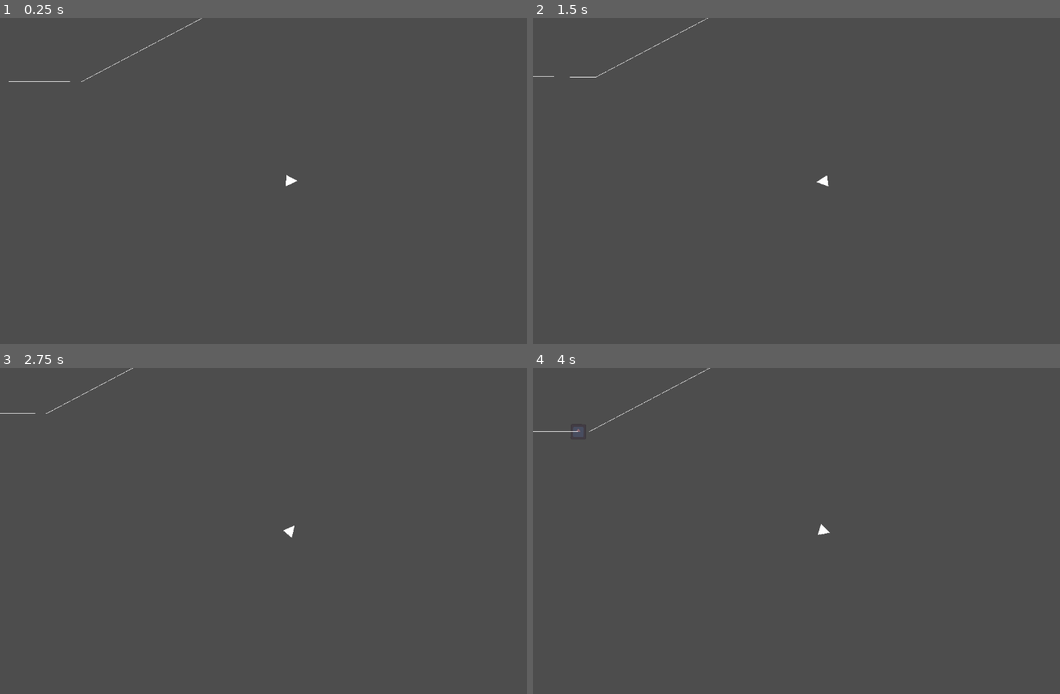
Above: before the commit, frames 1-4 (two rows, left to right).
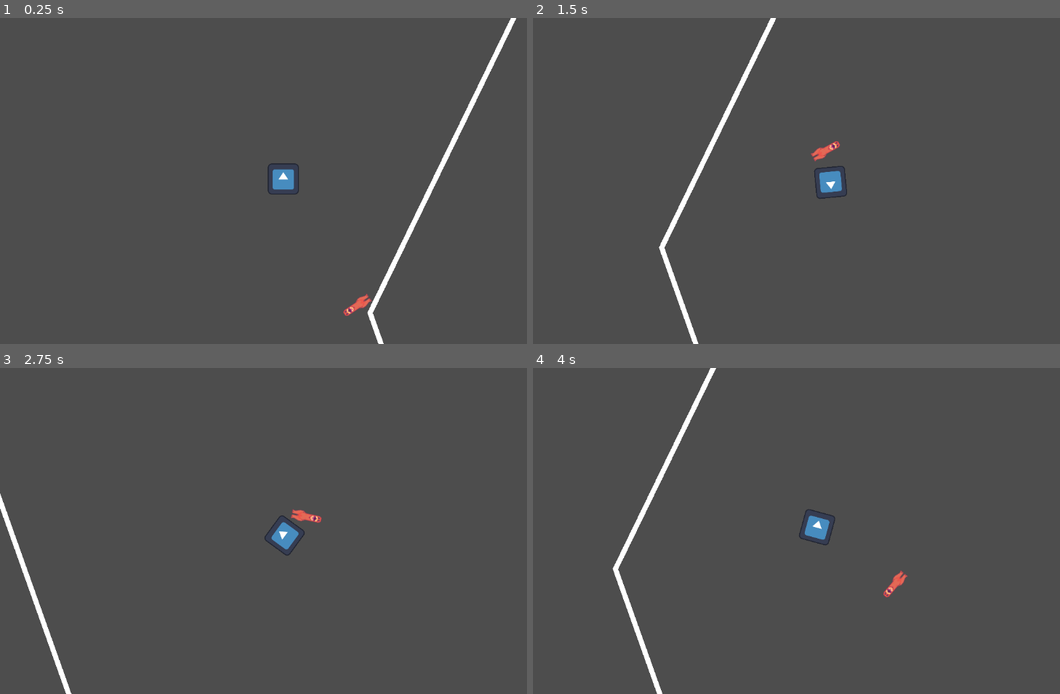
Above: after the commit, the same moments.

Repository: Immersor-git/Running-Out-of-Power
Game: Godot game, scene res://enemy_test_level.tscn
Two runs of this game, one before a commit and one after it. Both use one fixed random seed, a clock stepped at 60 frames per second and the inputs below. The project has no main scene, so this scene is started directly. The engine's default icon, where the game draws it, is replaced by a stand-in: a white triangle on a blue panel in a dark square.
Inputs (mouse positions are in pixels of both pictures, inside the frame that each line leads up to):
- Up to frame 1 (0.25 s): no input
- Up to frame 2 (1.5 s): move the mouse to (949, 164) at 0.52 s; hold D (right) 0.53-1.28 s; move the mouse to (706, 197) at 1.27 s; hold S (back) from 1.28 s (still down)
- Up to frame 3 (2.75 s): move the mouse to (347, 459) at 2.02 s; release S (back) at 2.03 s; hold D (right) from 2.03 s (still down)
- Up to frame 4 (4 s): move the mouse to (796, 596) at 2.77 s; release D (right) at 2.78 s; hold W (forward) 2.78-3.53 s; move the mouse to (996, 579) at 3.52 s; hold A (left) from 3.53 s (still down)

The runs differ from the first frame. In frame 1, 1.7% of the frame differs, in the area x 1-98%, y 0-100%; in frame 2, 1.7%; in frame 3, 1.2%; in frame 4, 1.7%.

Commit message:
wip: angel scale fix

Diff:
--- /dev/null
+++ b/enemies/angel/angle_animation_tree.tres
@@ -0,0 +1,4 @@
+[gd_resource type="AnimationNodeStateMachinePlayback" format=3 uid="uid://c1l2r3nye8dpa"]
+
+[resource]
+resource_local_to_scene = false
--- a/enemies/angel/enemy_angel.gd
+++ b/enemies/angel/enemy_angel.gd
@@ -5,7 +5,7 @@
 signal set_path(path: Line2D)
 
 @export var Path: Line2D
-@export var SPEED = 3000
+@export var SPEED = 800
 
 func _ready():
 	set_path.emit(Path)
@@ -32,4 +32,7 @@
 
 func _physics_process(delta):
 	should_follow()
+
+	if not velocity == Vector2.ZERO:
+		$AnimationTree.set("parameters/Direction/blend_position", velocity)
 	move_and_slide()
--- a/enemies/angel/enemy_angel.tscn
+++ b/enemies/angel/enemy_angel.tscn
@@ -1,23 +1,196 @@
-[gd_scene load_steps=6 format=3 uid="uid://bi3ib870qqwh4"]
+[gd_scene load_steps=18 format=3 uid="uid://bi3ib870qqwh4"]
 
 [ext_resource type="Script" path="res://enemies/angel/enemy_angel.gd" id="1_cl3vq"]
+[ext_resource type="Texture2D" uid="uid://dk4kagl2ru3ok" path="res://enemies/angel/angel_sprite_sheet.png" id="2_uqe2f"]
 [ext_resource type="PackedScene" uid="uid://bj0l46jyyahfn" path="res://enemies/enemy_base.tscn" id="3_638vx"]
-[ext_resource type="Texture2D" uid="uid://30h5kbgss1br" path="res://icon.svg" id="3_ulude"]
 
 [sub_resource type="CircleShape2D" id="CircleShape2D_02rs4"]
-radius = 4332.14
-
-[sub_resource type="CircleShape2D" id="CircleShape2D_1phgq"]
-radius = 208.118
+radius = 479.009
+
+[sub_resource type="CapsuleShape2D" id="CapsuleShape2D_r0k1q"]
+radius = 12.0
+height = 62.0
+
+[sub_resource type="Animation" id="Animation_j4bln"]
+length = 0.001
+tracks/0/type = "value"
+tracks/0/imported = false
+tracks/0/enabled = true
+tracks/0/path = NodePath("AngelSpriteSheet:frame")
+tracks/0/interp = 1
+tracks/0/loop_wrap = true
+tracks/0/keys = {
+"times": PackedFloat32Array(0),
+"transitions": PackedFloat32Array(1),
+"update": 1,
+"values": [0]
+}
+tracks/1/type = "value"
+tracks/1/imported = false
+tracks/1/enabled = true
+tracks/1/path = NodePath("AngelSpriteSheet:flip_h")
+tracks/1/interp = 1
+tracks/1/loop_wrap = true
+tracks/1/keys = {
+"times": PackedFloat32Array(0),
+"transitions": PackedFloat32Array(1),
+"update": 1,
+"values": [true]
+}
+tracks/2/type = "value"
+tracks/2/imported = false
+tracks/2/enabled = true
+tracks/2/path = NodePath("AngelSpriteSheet:offset")
+tracks/2/interp = 1
+tracks/2/loop_wrap = true
+tracks/2/keys = {
+"times": PackedFloat32Array(0),
+"transitions": PackedFloat32Array(1),
+"update": 0,
+"values": [Vector2(5, 0)]
+}
+
+[sub_resource type="Animation" id="Animation_7jnse"]
+resource_name = "back"
+tracks/0/type = "value"
+tracks/0/imported = false
+tracks/0/enabled = true
+tracks/0/path = NodePath("AngelSpriteSheet:frame")
+tracks/0/interp = 1
+tracks/0/loop_wrap = true
+tracks/0/keys = {
+"times": PackedFloat32Array(0.1),
+"transitions": PackedFloat32Array(1),
+"update": 1,
+"values": [2]
+}
+
+[sub_resource type="Animation" id="Animation_1ijy3"]
+resource_name = "forward"
+tracks/0/type = "value"
+tracks/0/imported = false
+tracks/0/enabled = true
+tracks/0/path = NodePath("AngelSpriteSheet:frame")
+tracks/0/interp = 1
+tracks/0/loop_wrap = true
+tracks/0/keys = {
+"times": PackedFloat32Array(0),
+"transitions": PackedFloat32Array(1),
+"update": 1,
+"values": [0]
+}
+
+[sub_resource type="Animation" id="Animation_jqo1a"]
+resource_name = "left"
+tracks/0/type = "value"
+tracks/0/imported = false
+tracks/0/enabled = true
+tracks/0/path = NodePath("AngelSpriteSheet:frame")
+tracks/0/interp = 1
+tracks/0/loop_wrap = true
+tracks/0/keys = {
+"times": PackedFloat32Array(0.2),
+"transitions": PackedFloat32Array(1),
+"update": 1,
+"values": [1]
+}
+tracks/1/type = "value"
+tracks/1/imported = false
+tracks/1/enabled = true
+tracks/1/path = NodePath("AngelSpriteSheet:flip_h")
+tracks/1/interp = 1
+tracks/1/loop_wrap = true
+tracks/1/keys = {
+"times": PackedFloat32Array(0.4),
+"transitions": PackedFloat32Array(1),
+"update": 1,
+"values": [false]
+}
+tracks/2/type = "value"
+tracks/2/imported = false
+tracks/2/enabled = true
+tracks/2/path = NodePath("AngelSpriteSheet:offset")
+tracks/2/interp = 1
+tracks/2/loop_wrap = true
+tracks/2/keys = {
+"times": PackedFloat32Array(0.4),
+"transitions": PackedFloat32Array(1),
+"update": 0,
+"values": [Vector2(5, 0)]
+}
+
+[sub_resource type="Animation" id="Animation_asm44"]
+resource_name = "right"
+tracks/0/type = "value"
+tracks/0/imported = false
+tracks/0/enabled = true
+tracks/0/path = NodePath("AngelSpriteSheet:flip_h")
+tracks/0/interp = 1
+tracks/0/loop_wrap = true
+tracks/0/keys = {
+"times": PackedFloat32Array(0.4),
+"transitions": PackedFloat32Array(1),
+"update": 1,
+"values": [true]
+}
+tracks/1/type = "value"
+tracks/1/imported = false
+tracks/1/enabled = true
+tracks/1/path = NodePath("AngelSpriteSheet:frame")
+tracks/1/interp = 1
+tracks/1/loop_wrap = true
+tracks/1/keys = {
+"times": PackedFloat32Array(0.3),
+"transitions": PackedFloat32Array(1),
+"update": 1,
+"values": [1]
+}
+
+[sub_resource type="AnimationLibrary" id="AnimationLibrary_r53cv"]
+_data = {
+"RESET": SubResource("Animation_j4bln"),
+"back": SubResource("Animation_7jnse"),
+"forward": SubResource("Animation_1ijy3"),
+"left": SubResource("Animation_jqo1a"),
+"right": SubResource("Animation_asm44")
+}
+
+[sub_resource type="AnimationNodeAnimation" id="AnimationNodeAnimation_7tijy"]
+animation = &"left"
+
+[sub_resource type="AnimationNodeAnimation" id="AnimationNodeAnimation_joqlb"]
+animation = &"right"
+
+[sub_resource type="AnimationNodeAnimation" id="AnimationNodeAnimation_kchn5"]
+animation = &"back"
+
+[sub_resource type="AnimationNodeAnimation" id="AnimationNodeAnimation_kuaj4"]
+animation = &"forward"
+
+[sub_resource type="AnimationNodeBlendSpace2D" id="AnimationNodeBlendSpace2D_u0tri"]
+blend_point_0/node = SubResource("AnimationNodeAnimation_7tijy")
+blend_point_0/pos = Vector2(-1, 0)
+blend_point_1/node = SubResource("AnimationNodeAnimation_joqlb")
+blend_point_1/pos = Vector2(1, 0)
+blend_point_2/node = SubResource("AnimationNodeAnimation_kchn5")
+blend_point_2/pos = Vector2(0, 1)
+blend_point_3/node = SubResource("AnimationNodeAnimation_kuaj4")
+blend_point_3/pos = Vector2(0, -1)
+blend_mode = 1
+
+[sub_resource type="AnimationNodeStateMachine" id="AnimationNodeStateMachine_17y0q"]
+states/Direction/node = SubResource("AnimationNodeBlendSpace2D_u0tri")
+states/Direction/position = Vector2(358.5, 68)
 
 [node name="Angel" type="CharacterBody2D"]
 script = ExtResource("1_cl3vq")
 
-[node name="Icon" type="Sprite2D" parent="."]
-modulate = Color(0.913725, 0.556863, 0.662745, 0.388235)
-position = Vector2(2, -1)
-scale = Vector2(3, 3)
-texture = ExtResource("3_ulude")
+[node name="AngelSpriteSheet" type="Sprite2D" parent="."]
+position = Vector2(3, -29)
+texture = ExtResource("2_uqe2f")
+offset = Vector2(5, 0)
+flip_h = true
+hframes = 3
 
 [node name="DetectBox" type="Area2D" parent="."]
 unique_name_in_owner = true
@@ -25,13 +198,31 @@
 collision_mask = 64
 
 [node name="DetectBoxCollider" type="CollisionShape2D" parent="DetectBox"]
+position = Vector2(1, 1)
 shape = SubResource("CircleShape2D_02rs4")
 debug_color = Color(0.839216, 0.364706, 0.333333, 0.419608)
 
 [node name="EnemyBase" parent="." instance=ExtResource("3_638vx")]
 
 [node name="Collider" type="CollisionShape2D" parent="."]
-shape = SubResource("CircleShape2D_1phgq")
+position = Vector2(1, -29)
+shape = SubResource("CapsuleShape2D_r0k1q")
+
+[node name="AnimationPlayer" type="AnimationPlayer" parent="."]
+libraries = {
+"": SubResource("AnimationLibrary_r53cv")
+}
+
+[node name="AnimationTree" type="AnimationTree" parent="."]
+deterministic = false
+reset_on_save = false
+callback_mode_method = 1
+libraries = {
+"": SubResource("AnimationLibrary_r53cv")
+}
+tree_root = SubResource("AnimationNodeStateMachine_17y0q")
+anim_player = NodePath("../AnimationPlayer")
+parameters/Direction/blend_position = Vector2(-0.0243161, 0.438972)
 
 [connection signal="set_path" from="." to="EnemyBase" method="set_path"]
 [connection signal="start_following" from="." to="EnemyBase" method="_on_start_following"]
--- a/enemy_test_level.tscn
+++ b/enemy_test_level.tscn
@@ -14,7 +14,6 @@
 closed = true
 
 [node name="test_player" parent="." instance=ExtResource("2_8xhl2")]
-position = Vector2(15418, 6884)
+position = Vector2(43, 53)
 
 [node name="Camera2D" type="Camera2D" parent="test_player"]
-zoom = Vector2(0.08, 0.08)
--- a/test_player.tscn
+++ b/test_player.tscn
@@ -1,9 +1,10 @@
-[gd_scene load_steps=3 format=3 uid="uid://cy13ex8xagg2r"]
+[gd_scene load_steps=4 format=3 uid="uid://cy13ex8xagg2r"]
 
 [ext_resource type="Script" path="res://test_player.gd" id="1_f3643"]
+[ext_resource type="Texture2D" uid="uid://30h5kbgss1br" path="res://icon.svg" id="2_lsrtk"]
 
 [sub_resource type="CircleShape2D" id="CircleShape2D_l2bhc"]
-radius = 171.187
+radius = 37.0135
 
 [node name="test_player" type="CharacterBody2D"]
 position = Vector2(13, 4)
@@ -11,9 +12,10 @@
 script = ExtResource("1_f3643")
 
 [node name="CollisionShape2D" type="CollisionShape2D" parent="."]
+position = Vector2(-13, -3)
 shape = SubResource("CircleShape2D_l2bhc")
 
-[node name="Polygon2D" type="Polygon2D" parent="."]
-position = Vector2(302, 613)
-rotation = 3.62595
-polygon = PackedVector2Array(589, 234, 401, 486, 713, 486)
+[node name="Icon" type="Sprite2D" parent="."]
+position = Vector2(-14, -4)
+scale = Vector2(0.480002, 0.480002)
+texture = ExtResource("2_lsrtk")
Binary file added: enemies/angel/angel_sprite_sheet.png
Not shown, added: enemies/angel/angel_sprite_sheet.png.import
